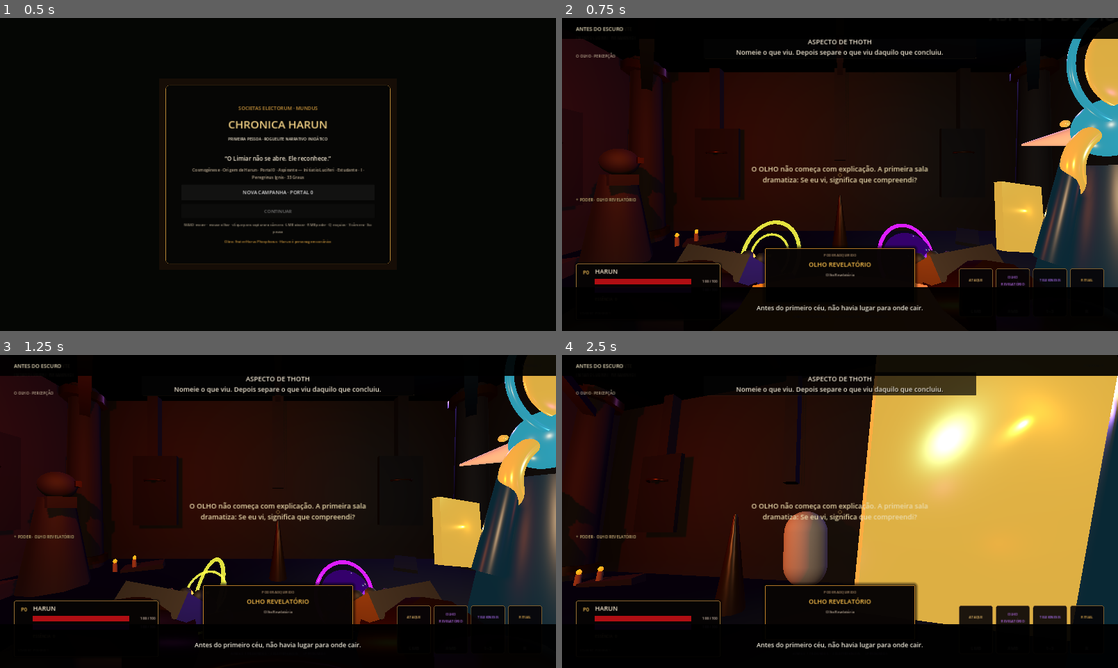
Above: before the commit, frames 1-4 (two rows, left to right).
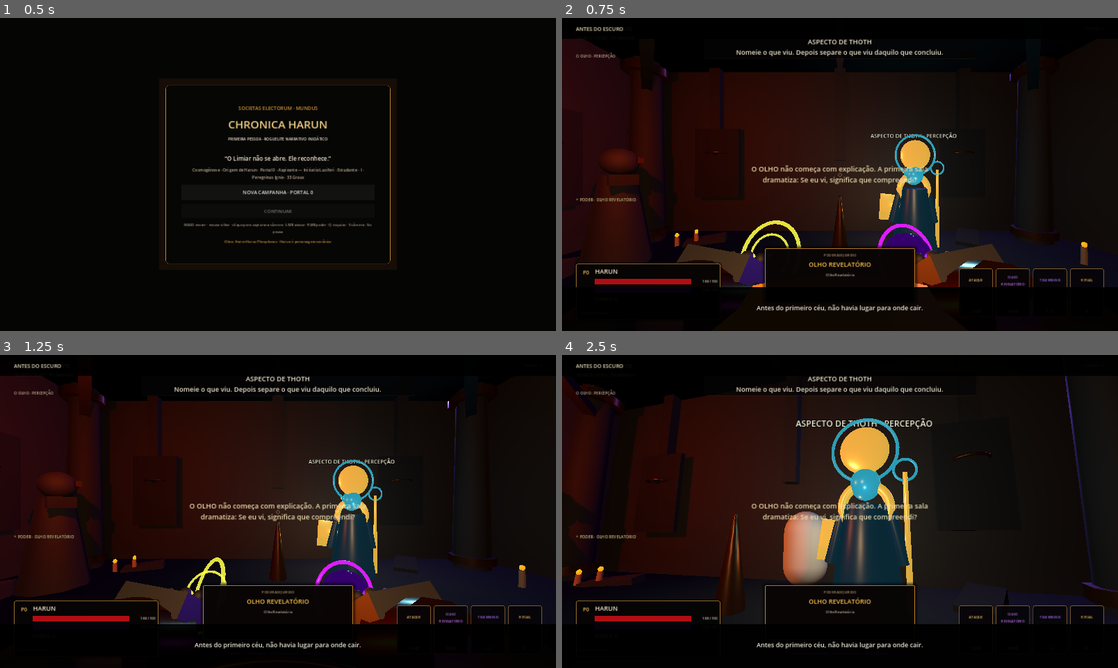
Above: after the commit, the same moments.

Repository: neuralSynapse/societaselectorum
Game: Godot game, scene res://scenes/boot/Main.tscn
Same seed, same stepped clock (60 frames per second), same inputs: the game is played once before the commit and once after it.
Inputs (mouse positions are in pixels of both pictures, inside the frame that each line leads up to):
- Up to frame 1 (0.5 s): no input
- Up to frame 2 (0.75 s): click "NOVA CAMPANHA · PORTAL 0" at 0.5 s
- Up to frame 3 (1.25 s): no input
- Up to frame 4 (2.5 s): tap Enter (ui_accept) at 1.25 s; move the mouse to (867, 511) at 1.27 s; hold V (camera_toggle) 1.28-2.03 s; hold W (move_forward) from 1.28 s (still down); click (867, 511) at 1.42 s; tap Space (jump) at 1.52, 2.27 s; move the mouse to (812, 511) at 2.02 s; tap C (consume) at 2.1 s

Frame 1 is identical in both runs. In frame 2, 12% of the frame differs, in the area x 29-100%, y 6-86%; in frame 3, 13%; in frame 4, 36%, in the area x 30-100%, y 6-86%.

Commit message:
fix(chronica): stage narrative encounters clear of player view

Diff:
--- a/game/chronica-harun/scripts/narrative/CharacterEncounterDirector.gd
+++ b/game/chronica-harun/scripts/narrative/CharacterEncounterDirector.gd
@@ -67,7 +67,8 @@
     var data: Dictionary = roster_by_id[character_id]
     var echo := _build_echo(data, stage_data)
     room.add_child(echo)
-    echo.position = Vector3(2.4, 0.0, -1.7)
+    echo.position = Vector3(1.45, 0.0, -3.8)
+    echo.scale = Vector3.ONE * 0.78
     active_echoes.append(echo)
     var display_name := String(data.get("name", character_id))
     var line := String(ENCOUNTER_LINES.get(character_id, "Uma presença reconhece a passagem de Harun."))
